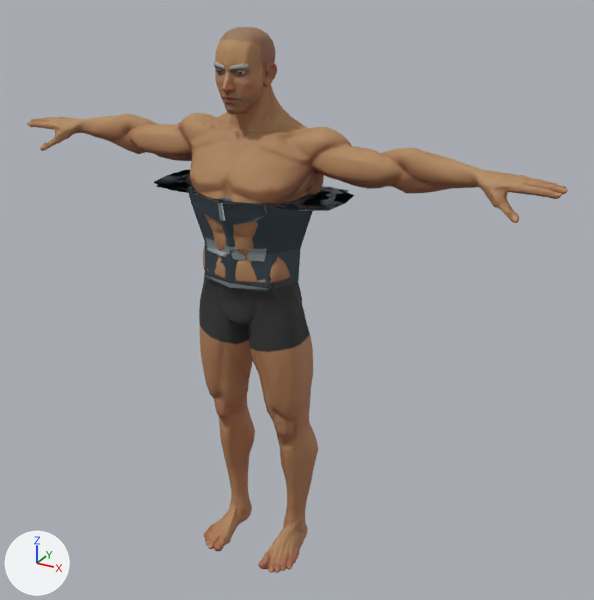
What one commit did to the glTF model assets/characters/experimental/plate_chest-male.glb.
One viewpoint serves both versions: a 50 mm lens placed at (1.306, -2.064, 2.039), pointed at (0.115, 0.103, 0.956). Lighting does not change. The marker at lower left points along +X, +Y and +Z. The picture after the commit comes second. Vertices at exactly the same position are counted once.

Before the edit, the objects in view are built like this:
```python
ob_articulated_abdominal_overlap = bpy.data.objects.new('Articulated abdominal overlap', me_mesh_5)
ob_articulated_abdominal_overlap.location = (0.0, 0.0, 0.0)
ob_bound_tunic_hem = bpy.data.objects.new('Bound tunic hem', me_mesh_2)
ob_bound_tunic_hem.location = (0.0, 0.0, 0.0)
ob_faceted_breastplate_reinforcement = bpy.data.objects.new('Faceted breastplate reinforcement', me_mesh_3)
ob_faceted_breastplate_reinforcement.location = (0.0, 0.0, 0.0)
ob_plate_pauldron__1 = bpy.data.objects.new('Plate pauldron -1', me_mesh_10)
ob_plate_pauldron__1.location = (0.0, 0.0, 0.0)
ob_plate_tunic_torso = bpy.data.objects.new('plate tunic torso', me_mesh_0)
ob_plate_tunic_torso.location = (0.0, 0.0, 0.0)
ob_plate_upper_sleeve_1 = bpy.data.objects.new('plate upper sleeve 1', me_mesh_12)
ob_plate_upper_sleeve_1.location = (0.0, 0.0, 0.0)
ob_plate_upper_sleeve__1 = bpy.data.objects.new('plate upper sleeve -1', me_mesh_8)
ob_plate_upper_sleeve__1.location = (0.0, 0.0, 0.0)
ob_sleeve_cuff_binding_1 = bpy.data.objects.new('Sleeve cuff binding 1', me_mesh_13)
ob_sleeve_cuff_binding_1.location = (0.0, 0.0, 0.0)
ob_superhero_male = bpy.data.objects.new('SuperHero_Male', me_sphere_005_retopology_004)
ob_superhero_male.location = (0.0, 0.0, 0.0)
```
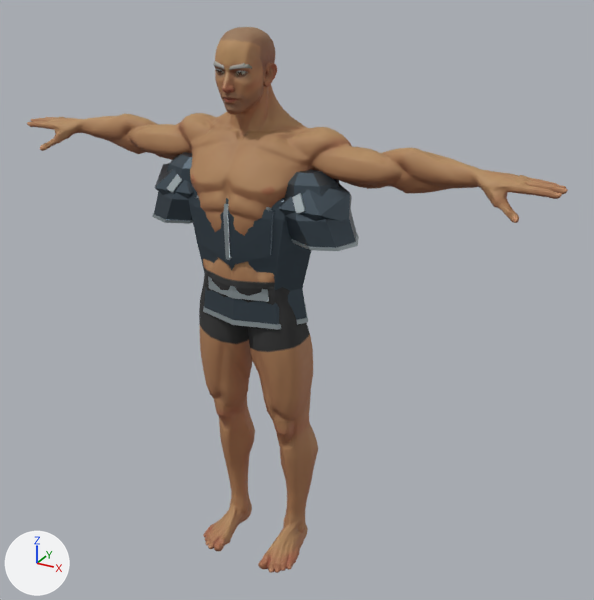
What differs and where, as boxes [x1, y1, x2, y2] in the pictures (594 x 600 px):
'plate tunic torso', reshaped (35% taller): before [188, 185, 313, 292]; after [189, 185, 311, 330]
'Faceted breastplate reinforcement', reshaped (100% taller): before [192, 192, 268, 226]; after [194, 197, 274, 266]
'plate upper sleeve 1', reshaped (233% taller): before [278, 187, 353, 210]; after [284, 169, 357, 248]
'Plate pauldron 1', reshaped: before [273, 186, 349, 212]; after [278, 184, 352, 221]
'plate upper sleeve -1', reshaped: before [155, 170, 192, 193]; after [154, 152, 193, 221]
'Articulated abdominal overlap', reshaped: before [205, 238, 267, 262]; after [208, 277, 269, 302]
'Plate pauldron -1', reshaped: before [156, 171, 191, 192]; after [155, 163, 193, 199]
'Bound tunic hem', reshaped: before [204, 274, 272, 290]; after [203, 304, 308, 329]
'Sleeve cuff binding 1', reshaped: before [287, 189, 355, 211]; after [292, 233, 359, 251]

The change, as a list of edits to the scene's bpy script:
```text
Change me_mesh_0:
    remove me_mesh_0.from_pydata(...)  # 96 vertices, 192 faces; spans x -0.223..0.223, y -0.141..0.184, z 1.054..1.344
    add me_mesh_0.from_pydata(...)  # 96 vertices, 192 faces; spans x -0.24..0.24, y -0.114..0.155, z 0.925..1.388
    me_mesh_0 part 1: 96 of 96 vertices moved; they spanned x -0.223..0.223, y -0.141..0.184, z 1.054..1.344 and now span x -0.24..0.24, y -0.114..0.155, z 0.925..1.388; mean shift (0.0, -0.002, -0.063)
Change me_mesh_2:
    remove me_mesh_2.from_pydata(...)  # 32 vertices, 64 faces; spans x -0.16..0.16, y -0.116..0.153, z 1.056..1.078
    add me_mesh_2.from_pydata(...)  # 32 vertices, 64 faces; spans x -0.198..0.198, y -0.107..0.157, z 0.927..0.942
    me_mesh_2 part 2: 32 of 32 vertices moved; they spanned x -0.16..0.16, y -0.116..0.153, z 1.056..1.078 and now span x -0.198..0.198, y -0.107..0.157, z 0.927..0.942; mean shift (0.0, 0.007, -0.131)
Change me_mesh_3:
    remove me_mesh_3.from_pydata(...)  # 55 vertices, 92 faces; spans x -0.129..0.129, y -0.153..-0.091, z 1.26..1.34
    add me_mesh_3.from_pydata(...)  # 55 vertices, 92 faces; spans x -0.14..0.14, y -0.124..-0.074, z 1.129..1.34
    me_mesh_3 part 3: 55 of 55 vertices moved; they spanned x -0.129..0.129, y -0.153..-0.091, z 1.26..1.34 and now span x -0.14..0.14, y -0.124..-0.074, z 1.129..1.34; mean shift (0.0, 0.023, -0.072)
Change me_mesh_5:
    remove me_mesh_5.from_pydata(...)  # 26 vertices, 48 faces; spans x -0.108..0.108, y -0.118..-0.069, z 1.149..1.189
    add me_mesh_5.from_pydata(...)  # 26 vertices, 48 faces; spans x -0.11..0.11, y -0.104..-0.064, z 1.017..1.057
    me_mesh_5 part 4: 26 of 26 vertices moved; they spanned x -0.108..0.108, y -0.118..-0.069, z 1.149..1.189 and now span x -0.11..0.11, y -0.104..-0.064, z 1.017..1.057; mean shift (0.001, 0.009, -0.132)
Change me_mesh_8:
    remove me_mesh_8.from_pydata(...)  # 79 vertices, 154 faces; spans x -0.32..-0.128, y -0.114..0.163, z 1.305..1.341
    add me_mesh_8.from_pydata(...)  # 80 vertices, 156 faces; spans x -0.361..-0.093, y -0.092..0.132, z 1.215..1.422
    me_mesh_8 part 5: the whole mesh is rebuilt
Change me_mesh_10:
    remove me_mesh_10.from_pydata(...)  # 12 vertices, 20 faces; spans x -0.309..-0.144, y -0.104..0.164, z 1.323..1.337
    add me_mesh_10.from_pydata(...)  # 12 vertices, 20 faces; spans x -0.334..-0.113, y -0.083..0.124, z 1.25..1.399
    me_mesh_10 part 6: 12 of 12 vertices moved; they spanned x -0.309..-0.144, y -0.104..0.164, z 1.323..1.337 and now span x -0.334..-0.113, y -0.083..0.124, z 1.25..1.399; mean shift (-0.005, 0.0, -0.01)
Change me_mesh_12:
    remove me_mesh_12.from_pydata(...)  # 79 vertices, 154 faces; spans x 0.128..0.32, y -0.114..0.163, z 1.305..1.341
    add me_mesh_12.from_pydata(...)  # 80 vertices, 156 faces; spans x 0.093..0.361, y -0.092..0.132, z 1.215..1.422
    me_mesh_12 part 7: the whole mesh is rebuilt
Change me_mesh_13:
    remove me_mesh_13.from_pydata(...)  # 30 vertices, 60 faces; spans x 0.169..0.32, y -0.105..0.144, z 1.323..1.337
    add me_mesh_13.from_pydata(...)  # 32 vertices, 64 faces; spans x 0.152..0.364, y -0.084..0.121, z 1.215..1.225
    me_mesh_13 part 8: 30 vertices removed from x 0.169..0.32, y -0.105..0.144, z 1.323..1.337; 32 vertices added at x 0.152..0.364, y -0.084..0.121, z 1.215..1.225
Change me_mesh_14:
    remove me_mesh_14.from_pydata(...)  # 12 vertices, 20 faces; spans x 0.144..0.309, y -0.104..0.164, z 1.323..1.337
    add me_mesh_14.from_pydata(...)  # 12 vertices, 20 faces; spans x 0.113..0.334, y -0.083..0.124, z 1.25..1.399
    me_mesh_14 part 9: 12 of 12 vertices moved; they spanned x 0.144..0.309, y -0.104..0.164, z 1.323..1.337 and now span x 0.113..0.334, y -0.083..0.124, z 1.25..1.399; mean shift (0.005, 0.0, -0.01)
```
